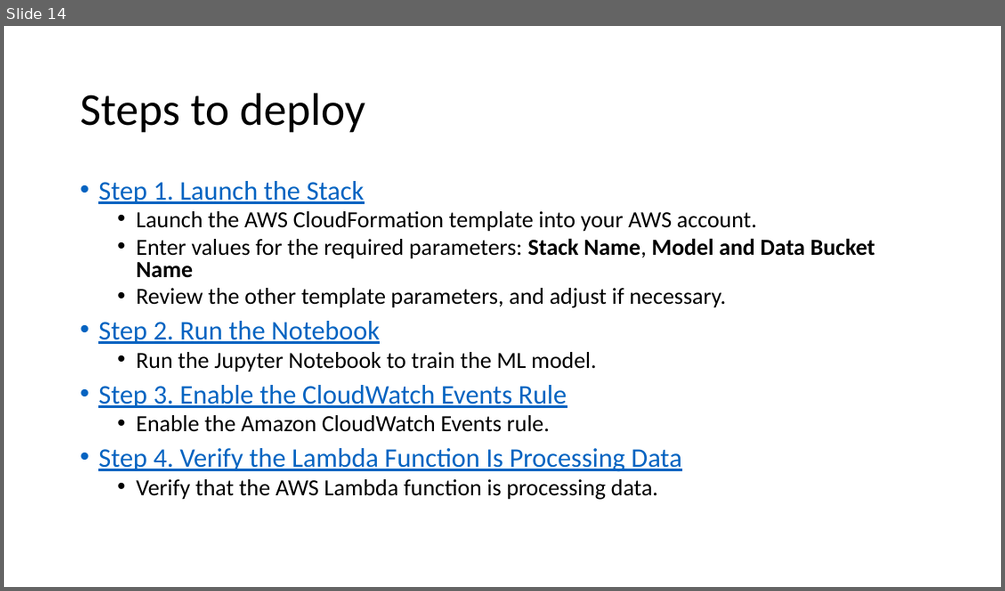
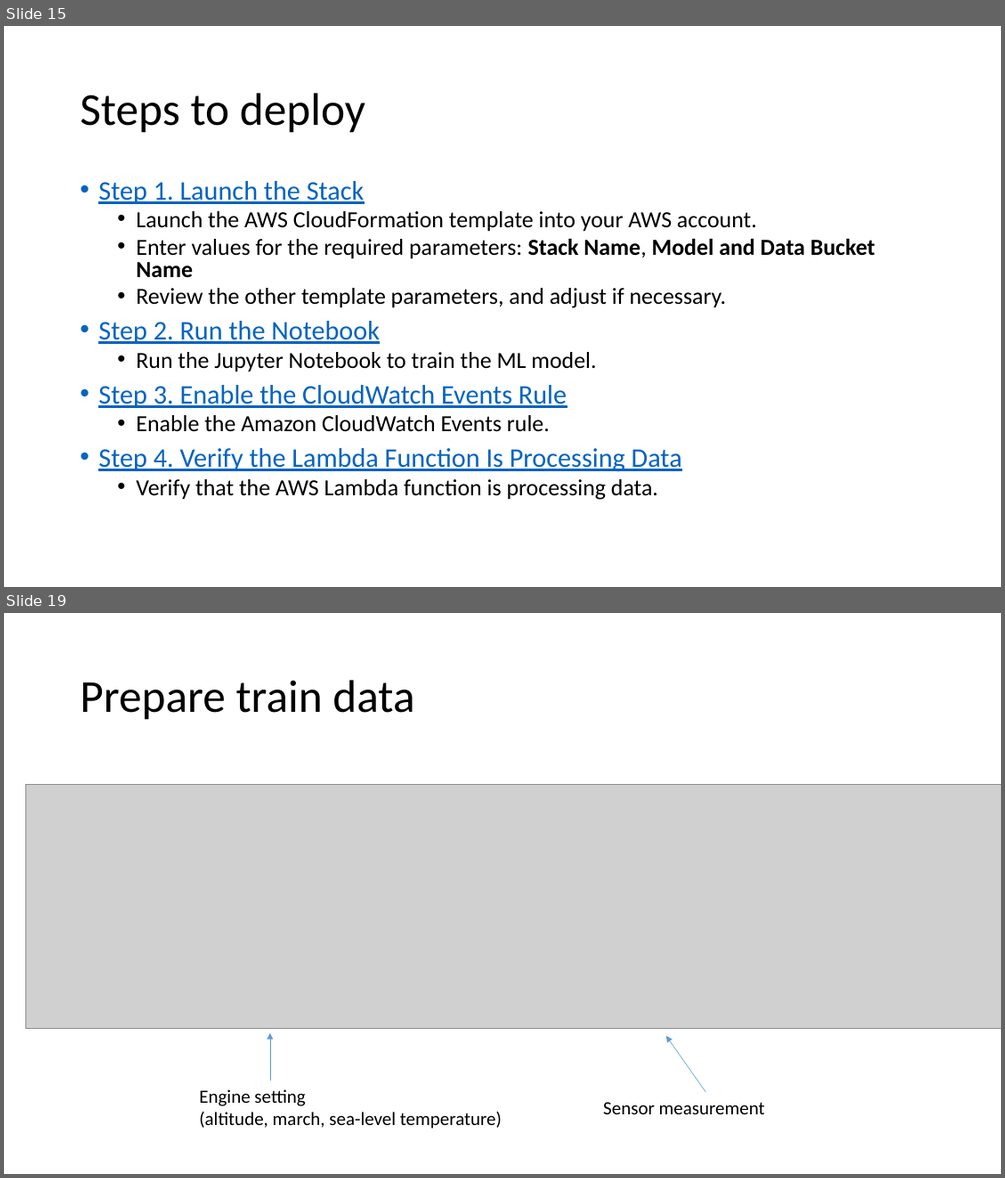
Before and after one commit to xuan0802/iot_slide, a slide deck: IoT analytics.pptx. Shown one above the other, each under a label of ours: slide 14 before the commit, slides 15 and 19 after it; the slides between them are not shown. The pictures are 1005x591 and 1005x1178 pixels, drawn with LibreOffice and Linux fonts; fonts in the diff are those of the drawing; grey boxes stand for pictures. Boxes give left, top, right and bottom in pixels: in the first picture for what was removed or moved away, otherwise in the second. Text is boxed around its words. In the diff, an @@ line names an element or a change of style, - is before the commit and + after.

```diff
--- a/IoT analytics.pptx
+++ b/IoT analytics.pptx
@@ slide 19 added at (4,613,1001,1174), background #FFFFFF @@
@@ title added at (80,680,414,720), 44 pt, text #000000 @@
+Prepare train data
@@ picture added at (25,785,1001,1028) @@
@@ arrow added from (270, 1080) to (270, 1033), #5B9BD5 0.5 pt @@
@@ arrow added from (705, 1092) to (666, 1036), #5B9BD5 0.5 pt @@
@@ text added at (199,1089,502,1128), 18 pt, text #000000 @@
+Engine setting
+(altitude, march, sea-level temperature)
@@ text added at (603,1102,765,1114), 18 pt, text #000000 @@
+Sensor measurement
@@ what was slide 14 is now slide 15 @@
```
Also in this commit, not shown: 1 slide changed, 9 other slides added, 1 other file.
